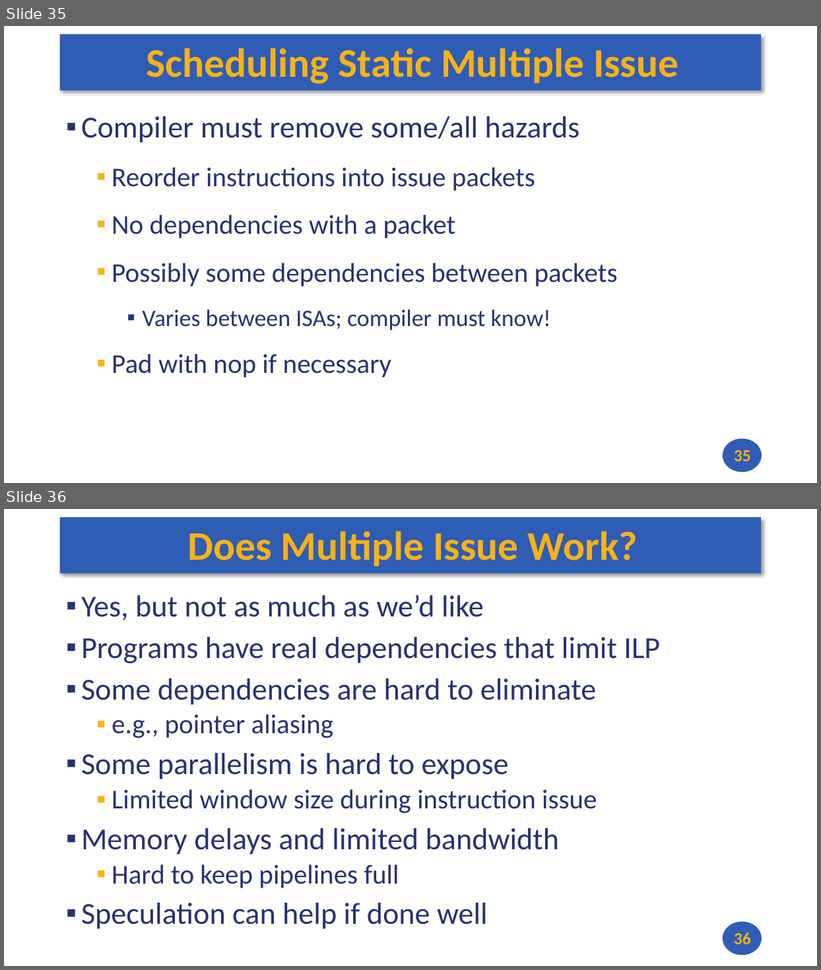
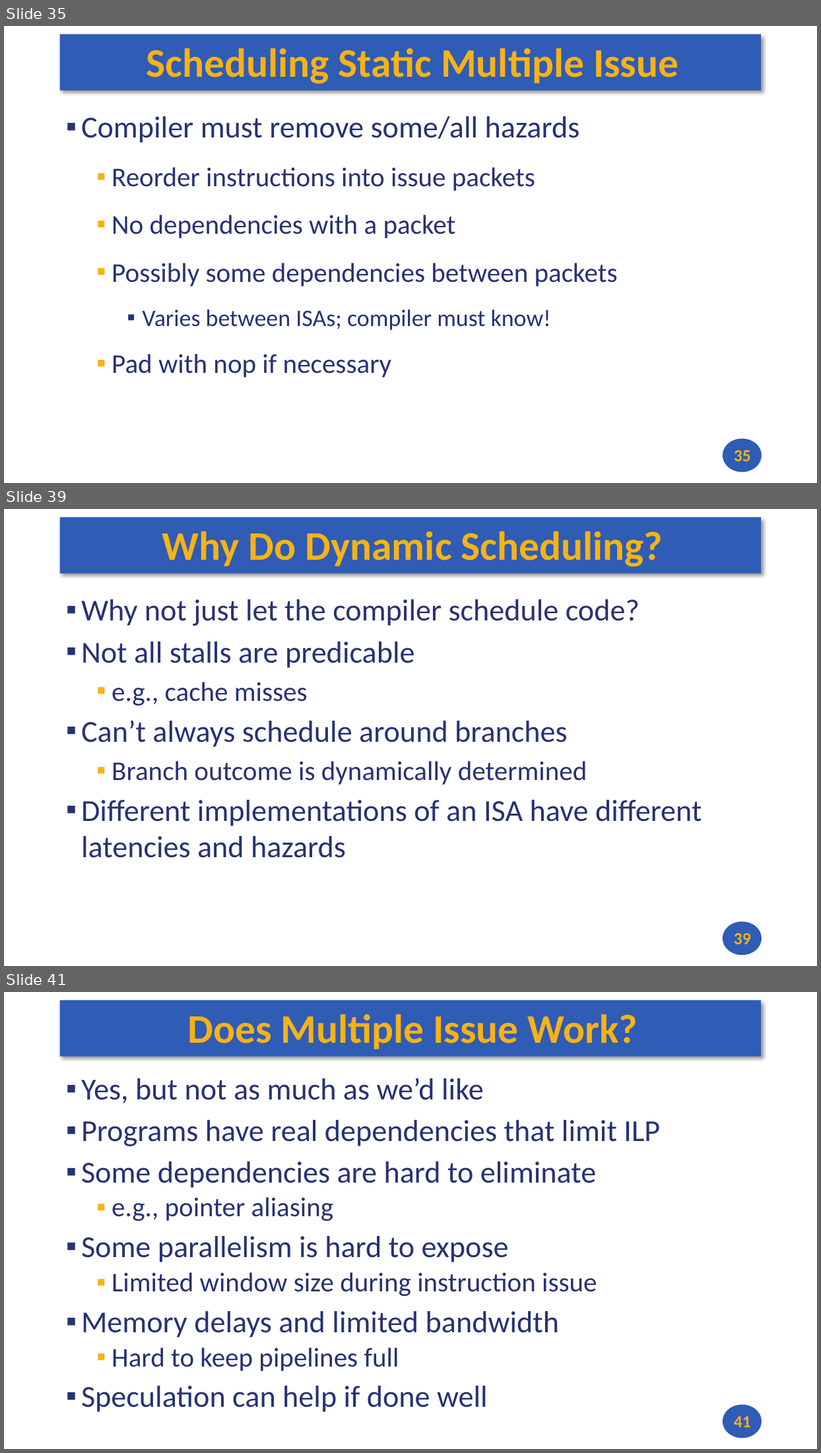
Before and after one commit to andrewt0301/hse-acos-course, a slide deck: docs/part1ca/09_Pipeline/CA_Lecture_09.pptx. Shown one above the other, each under a label of ours: slides 35 and 36 before the commit, slides 35, 39 and 41 after it; the slides between them are not shown. The pictures are 821x970 and 821x1453 pixels, drawn with LibreOffice and Linux fonts; fonts in the diff are those of the drawing. Boxes give left, top, right and bottom in pixels: in the first picture for what was removed or moved away, otherwise in the second. Text is boxed around its words. In the diff, an @@ line names an element or a change of style, - is before the commit and + after.

```diff
--- a/docs/part1ca/09_Pipeline/CA_Lecture_09.pptx
+++ b/docs/part1ca/09_Pipeline/CA_Lecture_09.pptx
@@ slide 39 added at bbox=[4, 509, 817, 966], background #FFFFFF; not listed: 2 template elements that a slide beside it also shows @@
@@ title added at bbox=[162, 531, 663, 567], 48 pt, text #F7B217, bold @@
+Why Do Dynamic Scheduling?
@@ text added at bbox=[81, 599, 702, 858], 36 pt, text #273272 @@
+▪ Why not just let the compiler schedule code?
+▪ Not all stalls are predicable
+  ▪ e.g., cache misses
+▪ Can’t always schedule around branches
+  ▪ Branch outcome is dynamically determined
+▪ Different implementations of an ISA have different latencies and hazards
@@ page number added at bbox=[734, 933, 751, 945], 20 pt, text #F7B217, bold @@
+39
@@ what was slide 36 is now slide 41 @@
@@ page number at bbox=[734, 1416, 751, 1428]: text changed @@
-36
+41
```
Also in this commit, not shown: 4 other slides added, 2 other files.
